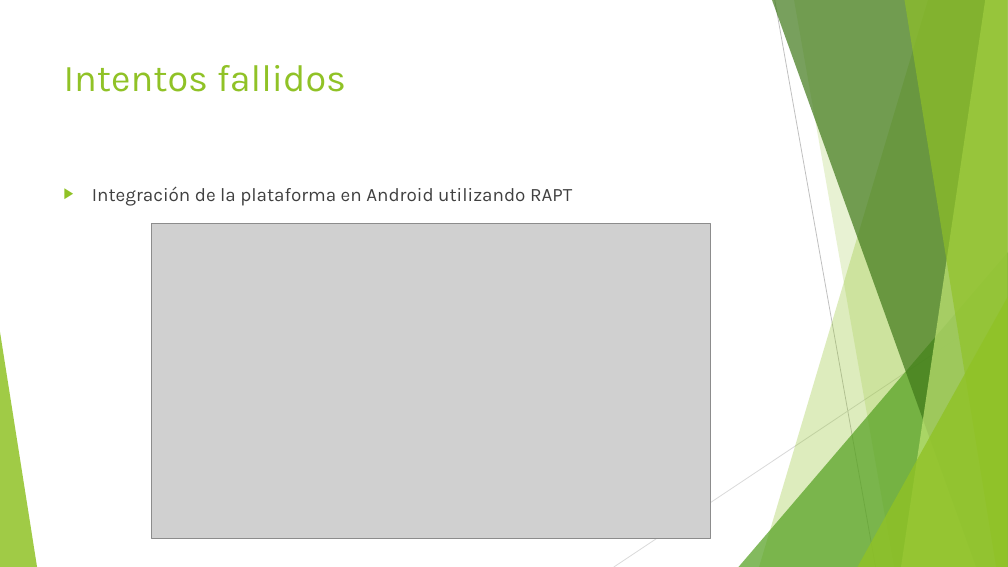
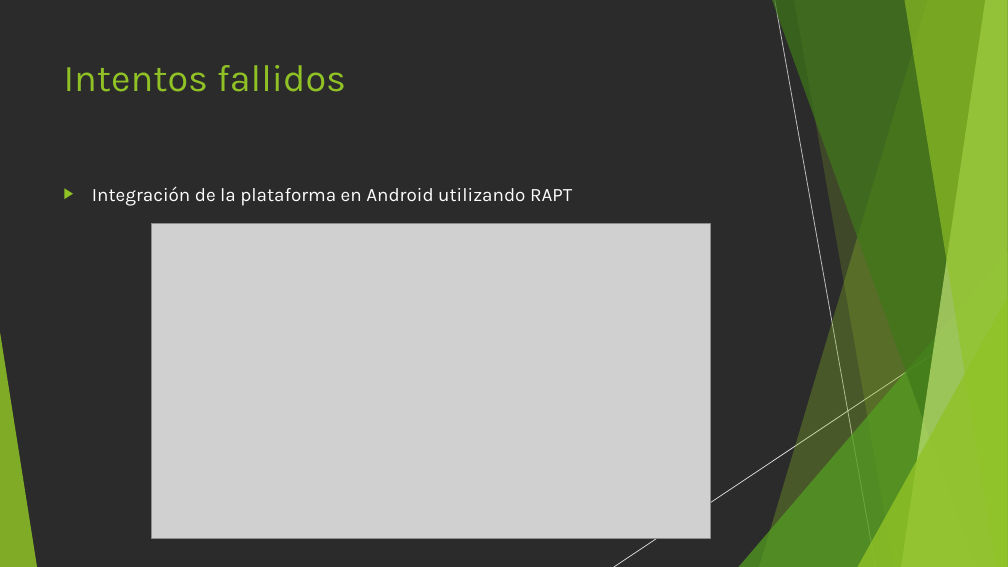
Before and after one commit to Alquimerico/Pentrix, a slide deck: slide 3 of Pentrix-presentacion.pptx. Drawn at 1008x567 pixels with LibreOffice and Linux fonts; fonts in the diff are those of the drawing; grey boxes stand for pictures; background and template pictures are left out; a plain dark background stands for a picture behind light text. Boxes give left, top, right and bottom in pixels: in the first picture for what was removed or moved away, otherwise in the second. Text is boxed around its words. In the diff, an @@ line names an element or a change of style, - is before the commit and + after.

```diff
--- a/Pentrix-presentacion.pptx
+++ b/Pentrix-presentacion.pptx
@@ background #FFFFFF to picture (left out) @@
@@ text "Integración de la plataforma en ..." at box(92, 186, 572, 206): text colour #404040 to #FFFFFF @@
```
Also in this commit, not shown: 3 other slides changed, 3 other files.
